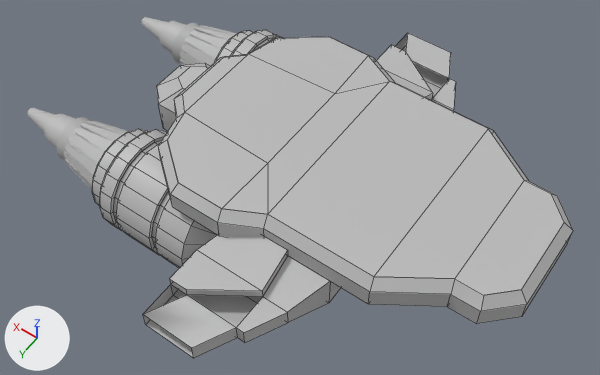
A saved change to the FBX model ggj-2020/Assets/Game/Models/Environment/ShipExterior.fbx.
One viewpoint serves both versions: a camera (50 mm lens) standing at (-0.675, 1.172, 1.566) and looking at (0.15, 0.017, -0.249). Every picture has the same lights, and +X, +Y and +Z are marked at lower left. Mesh edges are drawn as thin lines on the coarser meshes. Where no turn or scale is listed for an object, it has been applied to the vertices. Vertices at the same position are counted once.
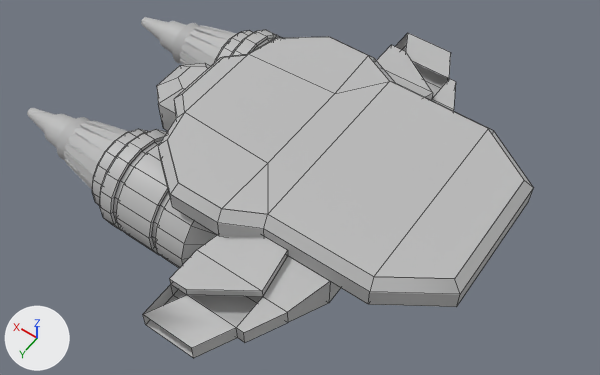
Boxes (x1, y1, x2, y2) around the edits, measured in the pictures (600 x 375 px):
'base', reshaped (10% narrower, 6% shorter)
    before: (167, 37, 564, 295)
    after: (167, 37, 524, 279)
'Foundation', reshaped (10% narrower)
    before: (158, 37, 573, 324)
    after: (158, 37, 533, 307)
part 1 of me_mesh_008, cut back
    before: (368, 129, 573, 324)
    after: (368, 129, 533, 307)
part 2 of me_mesh_007, deleted
    before: (455, 180, 564, 295)

The change, as a list of edits to the scene's bpy script:
```text
Change me_mesh_007:
    where me_mesh_007.from_pydata(...)  # 22 vertices, 10 faces; spans x -0.517..0.481, y -0.322..0.322, z -0.02
    used by ob_base; location = (0.0, 0.0, 0.0)
    verts and faces of me_mesh_007; kept vertices keep their numbers, new ones are numbered from 22
    before: 2 (-0.384, -0.172, -0.02) at pixel (524, 180), 5 (-0.384, 0.172, -0.02) at pixel (454, 278), 12 (-0.517, -0.112, -0.02) at pixel (564, 222), 13 (-0.457, -0.172, -0.02) at pixel (551, 193), 14 (-0.457, 0.172, -0.02) at pixel (483, 295)
    before: 15 (-0.517, 0.112, -0.02) at pixel (521, 289)
    me_mesh_007 part 2
    add delete_vertices([*range(12, 16)])  # with the faces that use them
Change me_mesh_008:
    used by ob_foundation; location = (0.0, 0.0, 0.0)
    remove me_mesh_008.from_pydata(...)  # 62 vertices, 50 faces; spans x -0.542..0.506, y -0.347..0.347, z -0.1..-0.02
    add me_mesh_008.from_pydata(...)  # 50 vertices, 41 faces; spans x -0.409..0.506, y -0.347..0.347, z -0.1..-0.02
    me_mesh_008 part 1
    14 vertices are removed from x -0.542..-0.392, y -0.197..0.197, z -0.1..-0.02
    14 faces are deleted
    2 vertices move from x -0.392, y -0.197..0.197, z -0.045 to x -0.409, y -0.186..0.186, z -0.045
    2 vertices are added at (-0.409, 0.186, -0.1), (-0.409, -0.186, -0.1)
    5 new faces join them
```
